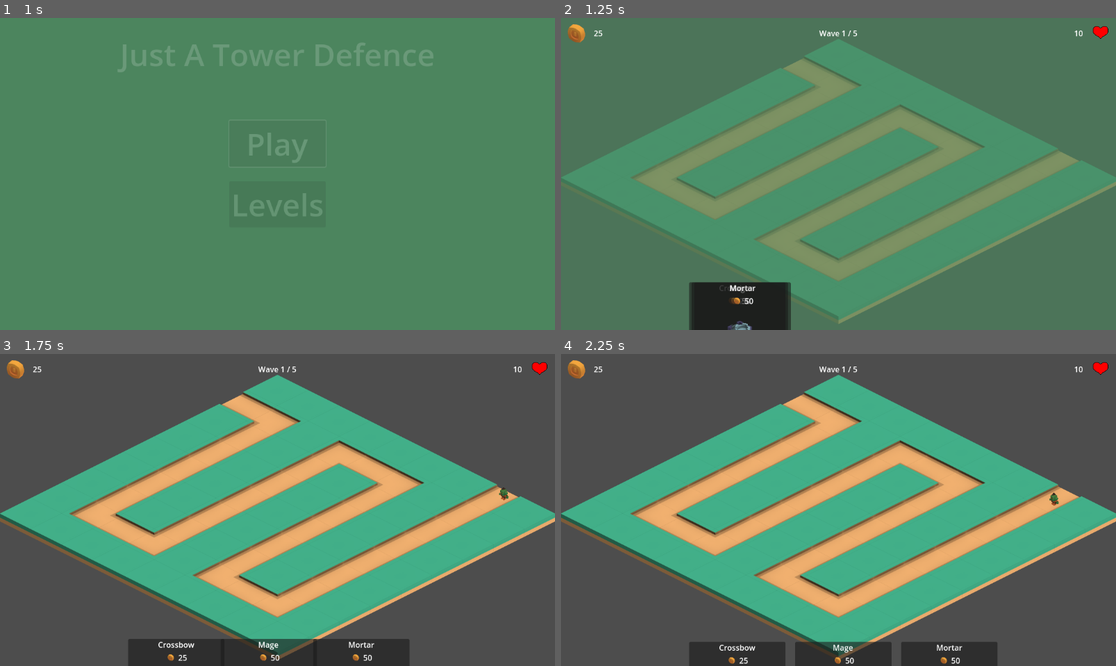
Above: before the commit, frames 1-4 (two rows, left to right).
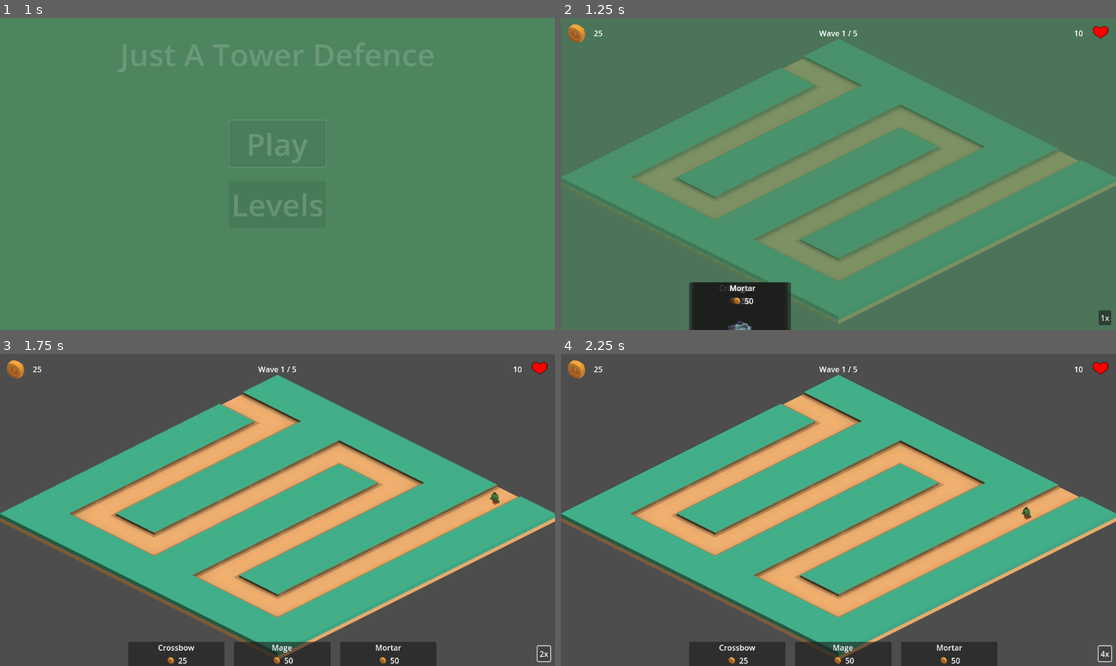
Above: after the commit, the same moments.

Repository: Robert-Riordan-UCD/GameDevJourney
Game: Godot game, scene res://GUI/MainMenu.tscn
The game is run twice, just before and just after one commit, with the same random seed, the same clock (stepped at 60 frames per second) and the same inputs.
Inputs (mouse positions are in pixels of both pictures, inside the frame that each line leads up to):
- Up to frame 1 (1 s): click "Play" at 0.5 s
- Up to frame 2 (1.25 s): no input
- Up to frame 3 (1.75 s): click (543, 653) at 1.25 s, where only the run after the commit has a clickable "1x"
- Up to frame 4 (2.25 s): click (1104, 653) at 2 s, where only the run after the commit has a clickable "2x"

Frame 1 is identical in both runs. In frame 2, 0.1% of the frame differs, in the area x 96-100%, y 93-99%; in frame 3, 1.8%, in the area x 23-100%, y 42-100%; in frame 4, 0.2%.

Commit message:
Added a speed up button

Diff:
--- a/Isometric_Tower_Defense/Levels/Level.tscn
+++ b/Isometric_Tower_Defense/Levels/Level.tscn
@@ -137,6 +137,25 @@
 layout_mode = 2
 text = "Main Menu"
 
+[node name="SpeedButton" type="MarginContainer" parent="CanvasLayer"]
+anchors_preset = 3
+anchor_left = 1.0
+anchor_top = 1.0
+anchor_right = 1.0
+anchor_bottom = 1.0
+offset_left = -46.0
+offset_top = -51.0
+grow_horizontal = 0
+grow_vertical = 0
+theme_override_constants/margin_left = 10
+theme_override_constants/margin_top = 10
+theme_override_constants/margin_right = 10
+theme_override_constants/margin_bottom = 10
+
+[node name="Button" type="Button" parent="CanvasLayer/SpeedButton"]
+layout_mode = 2
+text = "1x"
+
 [connection signal="all_enemies_defeated" from="Enemies" to="." method="_on_enemies_all_enemies_defeated"]
 [connection signal="enemy_died" from="Enemies" to="." method="_on_enemies_enemy_died"]
 [connection signal="enemy_reached_end" from="Enemies" to="." method="_on_enemies_enemy_reached_end"]
@@ -152,3 +171,4 @@
 [connection signal="pressed" from="CanvasLayer/LevelWonPopup/VBoxContainer/MenuButton" to="CanvasLayer/LevelWonPopup" method="_on_menu_button_pressed"]
 [connection signal="pressed" from="CanvasLayer/GameOverPopup/VBoxContainer/RetryButton" to="CanvasLayer/GameOverPopup" method="_on_retry_button_pressed"]
 [connection signal="pressed" from="CanvasLayer/GameOverPopup/VBoxContainer/MenuButton" to="CanvasLayer/GameOverPopup" method="_on_menu_button_pressed"]
+[connection signal="pressed" from="CanvasLayer/SpeedButton/Button" to="." method="_on_button_pressed"]
--- a/Isometric_Tower_Defense/Levels/LevelManager.gd
+++ b/Isometric_Tower_Defense/Levels/LevelManager.gd
@@ -8,11 +8,14 @@
 @onready var tower_manager : TowerManager = $TowerManager
 @onready var ground_tile_map = $GroundTileMap
 
+var game_speed := [1, 2, 4]
+
 func _ready():
 	gui.set_gold_amount(gold)
 	gui.set_health(health)
 	gui.set_total_waves(len($SpawnPoint.wave_units))
 	gui.set_current_wave(1)
+	set_game_speed()
 
 func spend_gold(amount: int) -> bool:
 	if amount > gold or amount < 0:
@@ -41,3 +44,12 @@
 func _on_spawn_point_new_wave(wave_number):
 	if gui == null: return
 	gui.set_current_wave(wave_number)
+
+func _on_button_pressed():
+	set_game_speed()
+
+func set_game_speed() -> void:
+	var new_speed = game_speed.pop_front()
+	game_speed.append(new_speed)
+	Engine.time_scale = new_speed
+	$CanvasLayer/SpeedButton/Button.text = str(new_speed) + 'x'
